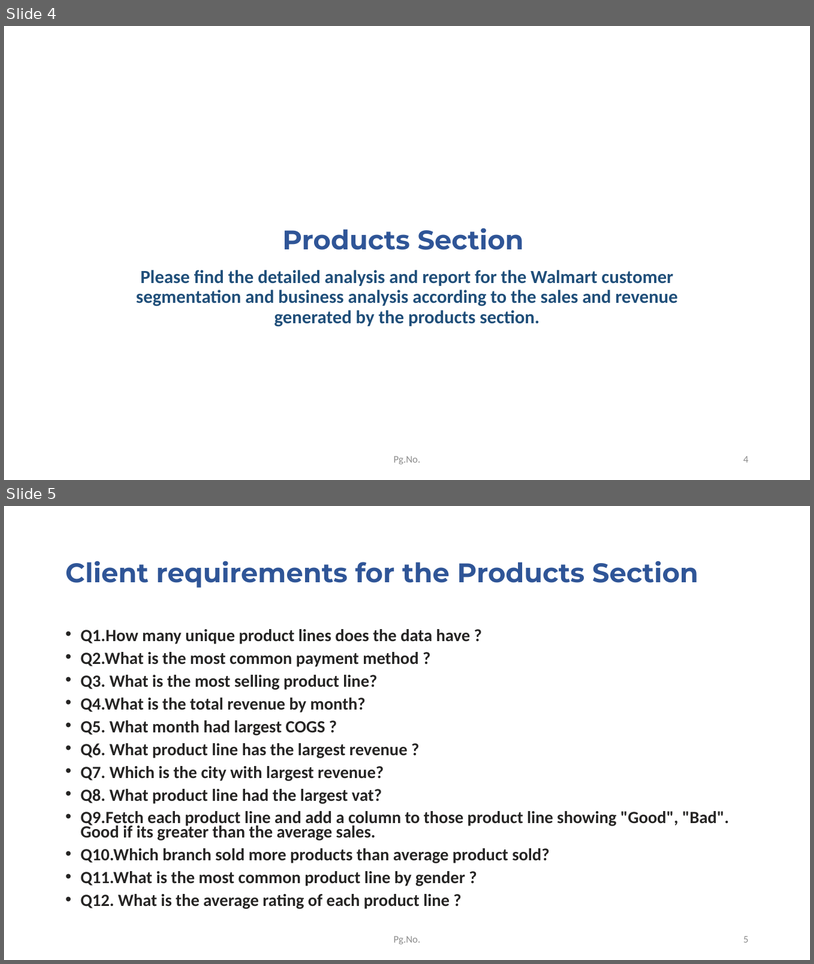
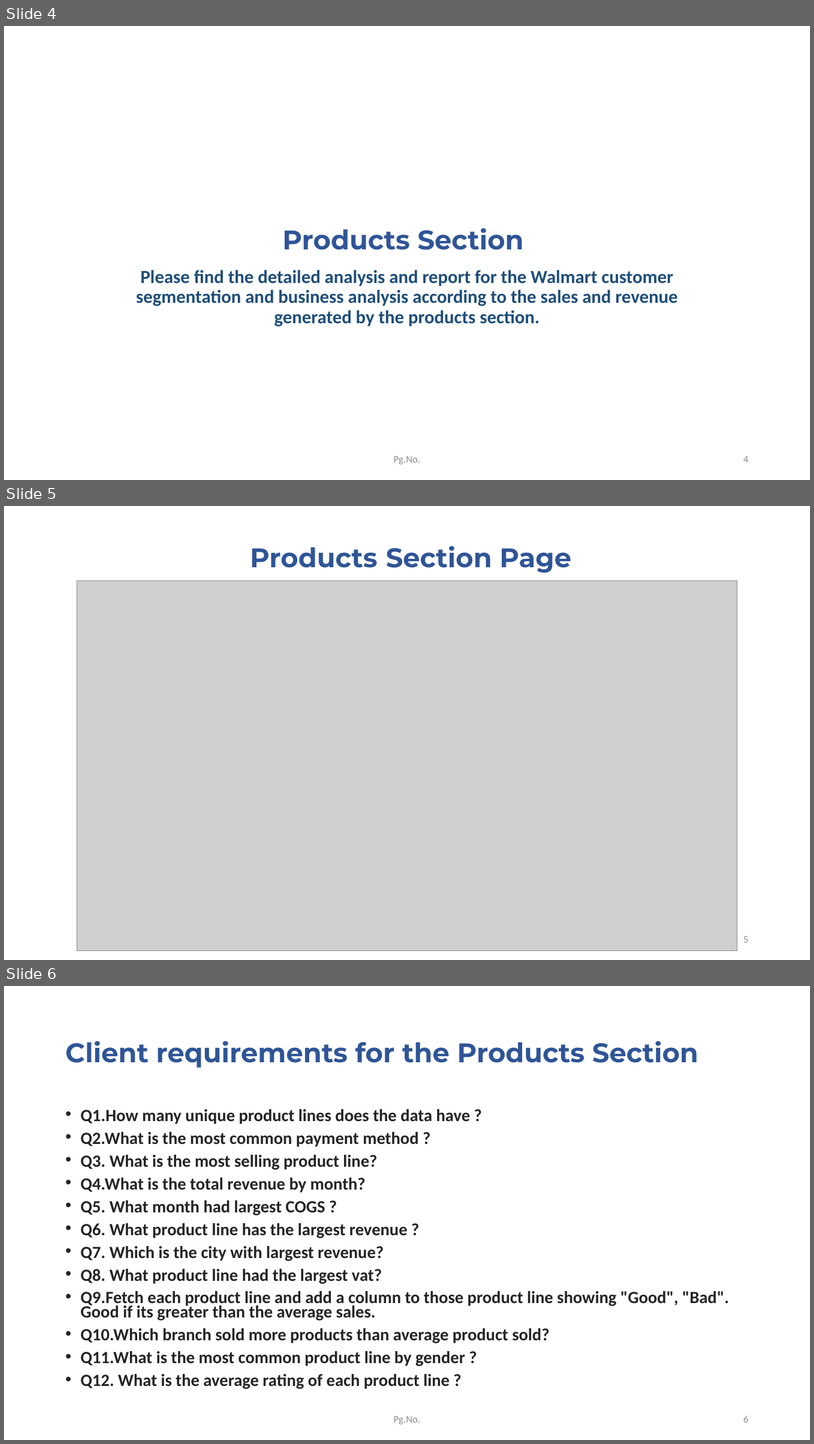
Before and after one commit to NikhilGit3432/SQL-Projects, a slide deck: Customer Segmentation for te walmart PPT.pptx. Shown one above the other, each under a label of ours: slides 4 and 5 before the commit, slides 4, 5 and 6 after it. The pictures are 814x964 and 814x1444 pixels, drawn with LibreOffice and Linux fonts; fonts in the diff are those of the drawing; grey boxes stand for pictures. Boxes give left, top, right and bottom in pixels: in the first picture for what was removed or moved away, otherwise in the second. Text is boxed around its words. In the diff, an @@ line names an element or a change of style, - is before the commit and + after.

```diff
--- a/Customer Segmentation for te walmart PPT.pptx
+++ b/Customer Segmentation for te walmart PPT.pptx
@@ slide 5 added at (4, 506, 810, 960), background #FFFFFF @@
@@ title added at (250, 546, 572, 573), 32 pt, text #2F5597, bold @@
+Products Section Page
@@ picture added at (77, 580, 738, 951) @@
@@ page number added at (744, 936, 749, 942), 12 pt, text #8C8C8C @@
+5
@@ what was slide 5 is now slide 6 @@
@@ page number at (744, 1416, 749, 1422): text changed @@
-5
+6
```
Also in this commit, not shown: 1 slide changed, 2 other slides added.
